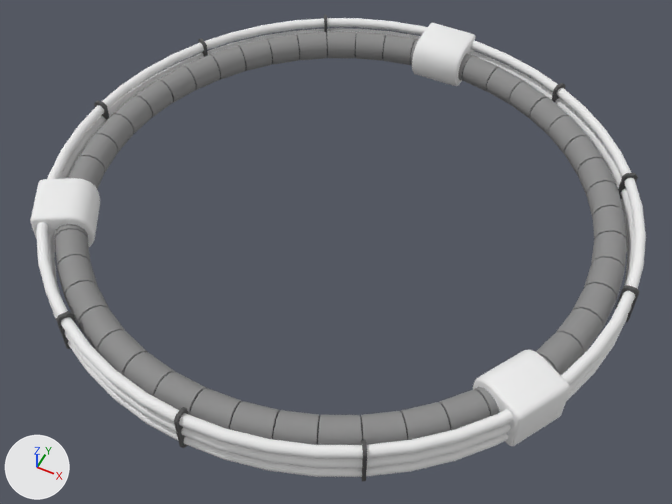
One commit to the OBJ model 585Game/assets/models/portal1/portal1_1.obj: the scene before it, then after it.
Both versions are drawn from a 50 mm camera at (40.0, -81.5, 119.3) aimed at (1.6, -4.7, 23.4). Lighting does not change. The marker at lower left points along +X, +Y and +Z. Where no turn or scale is listed for an object, it has been applied to the vertices.

The first picture shows 'portal1.001'.
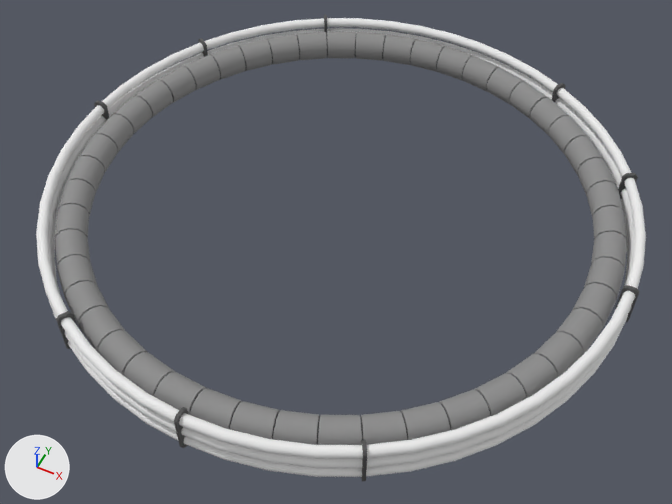
What changed in the scene script:
```text
Change me_portal1_001:
    where me_portal1_001.from_pydata(...)  # 4608 vertices, 4506 faces; spans x -40.8..40.8, y -40.8..41.1, z 24.6..31.3
    used by ob_portal1_001; location = (0.0, 0.0, 0.0)
    me_portal1_001 part 1: the loose piece of 144 vertices spanning x -3.9..3.9, y 33.4..41.1, z 24.6..31.3 is deleted
    me_portal1_001 part 2: the loose piece of 144 vertices spanning x 27.1..37.4, y -23.8..-13.5, z 24.6..31.3 is deleted
    me_portal1_001 part 3: the loose piece of 144 vertices spanning x -37.4..-27.1, y -23.8..-13.5, z 24.6..31.3 is deleted
```

Location of each change, [x1, y1, x2, y2] in pixels of the pictures (672 x 504 px):
'portal1.001', reshaped: before [30, 15, 646, 481]; after [36, 15, 646, 481]
part 1 of me_portal1_001, deleted: before [412, 23, 475, 86]
part 2 of me_portal1_001, deleted: before [473, 349, 570, 446]
part 3 of me_portal1_001, deleted: before [30, 178, 100, 247]
